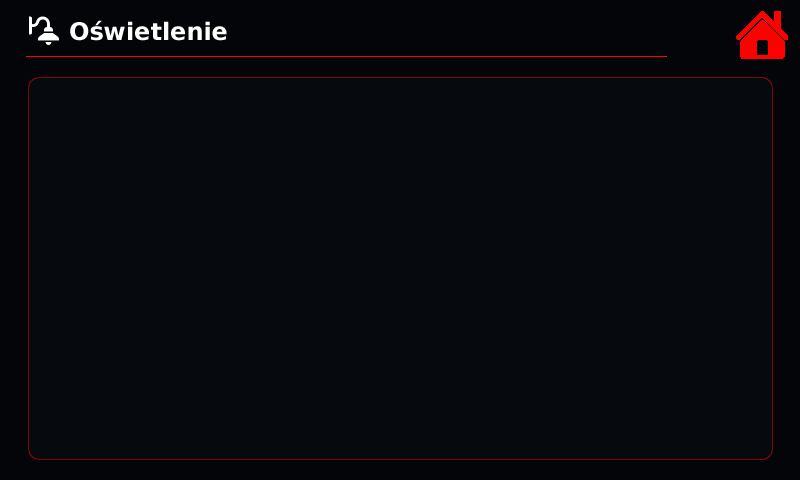
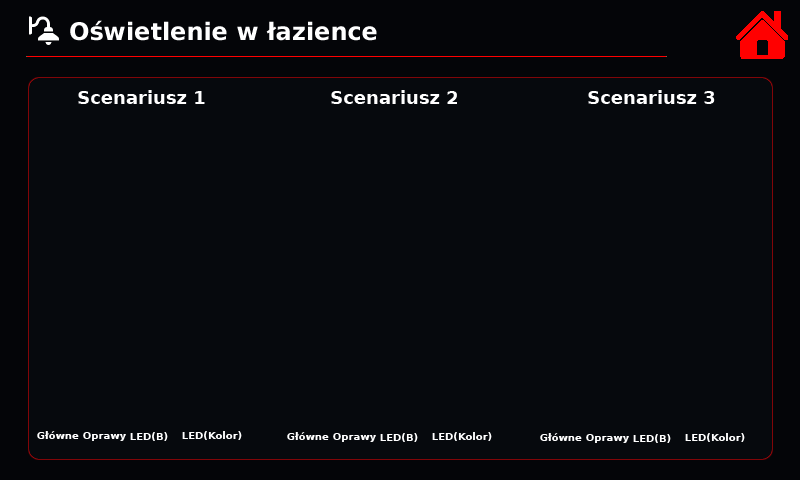
Comparing the layer stacks of the two 800px x 480px images. Changes:
renamed "Noc" to "Scenariusz 1", showed it, painted on it over 78, 90, 696, 104
renamed "Stopnie" to "Scenariusz 2", showed it, painted on it over 331, 90, 715, 104
renamed "Stopnie celsjusza" to "Scenariusz 3", showed it, painted on it over 588, 90, 715, 104
added layer "Główne copy 2" above "Oprawy copy 2" over 540, 433, 582, 441
added layer "Oprawy copy 2" above "LED(B) copy 2" over 586, 434, 629, 443
added layer "LED(B) copy 2" above "LED(Kolor) copy 2" over 633, 434, 671, 443
added layer "LED(Kolor) copy 2" above "Główne copy" over 685, 433, 745, 442
added layer "Główne copy" above "Oprawy copy" over 287, 432, 329, 440
added layer "Oprawy copy" above "LED(B) copy" over 333, 433, 376, 442
added layer "LED(B) copy" above "LED(Kolor) copy" over 380, 433, 418, 442
added layer "LED(Kolor) copy" above "Główne" over 432, 432, 492, 441
renamed "Wyłącz 2 copy" to "Główne", showed it, painted on it over 37, 431, 418, 439
added layer "Oprawy" above "LED(B)" over 83, 432, 126, 441
added layer "LED(B)" above "LED(Kolor)" over 130, 432, 168, 441
added layer "LED(Kolor)" above "Załącz 2 copy" over 182, 431, 242, 440
renamed "Oświetlenie" to "Oświetlenie w łazience", painted on it over 237, 21, 377, 41
